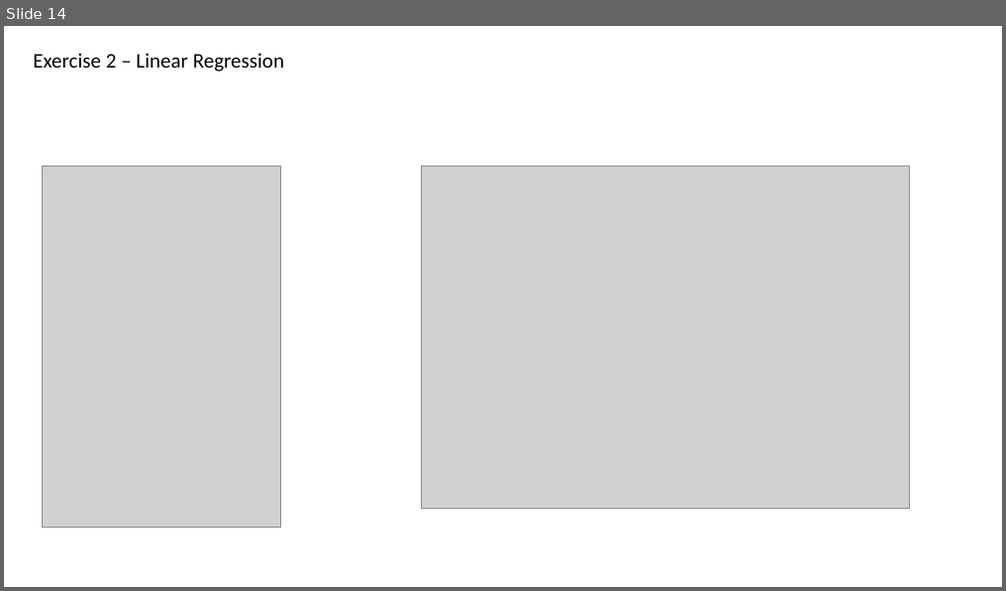
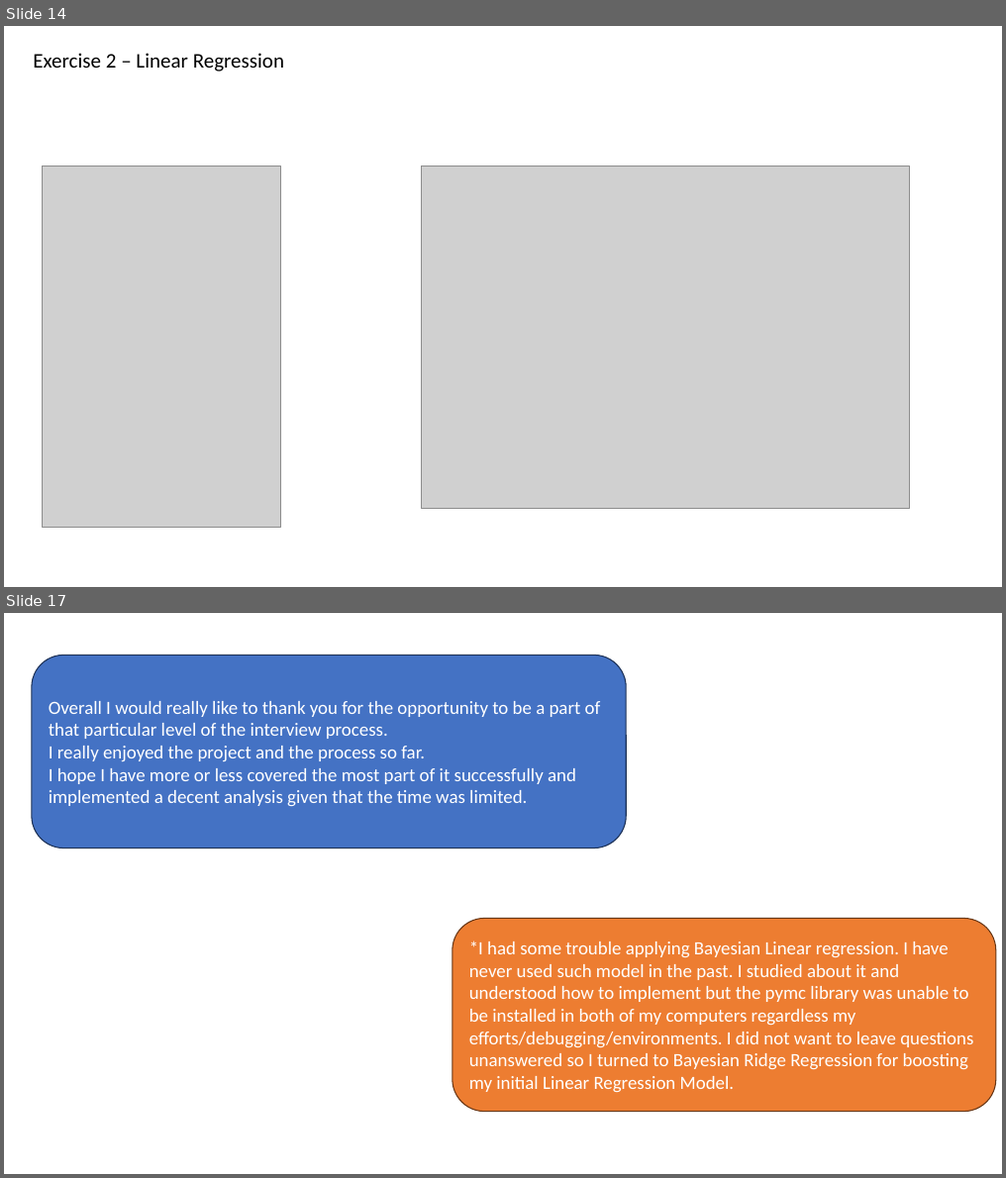
Before and after one commit to ownedbyphysics/ferProject, a slide deck: GeorgopoulosSpyros_FerreroPresentation.pptx. Shown one above the other, each under a label of ours: slide 14 before the commit, slides 14 and 17 after it; the slides between them are not shown. The pictures are 1006x591 and 1006x1178 pixels, drawn with LibreOffice and Linux fonts; fonts in the diff are those of the drawing; grey boxes stand for pictures. Boxes give left, top, right and bottom in pixels: in the first picture for what was removed or moved away, otherwise in the second. Text is boxed around its words. In the diff, an @@ line names an element or a change of style, - is before the commit and + after.

```diff
--- a/GeorgopoulosSpyros_FerreroPresentation.pptx
+++ b/GeorgopoulosSpyros_FerreroPresentation.pptx
@@ slide 17 added at (x1=4, y1=613, x2=1002, y2=1174), background #FFFFFF @@
@@ rounded rectangle added at (x1=32, y1=655, x2=626, y2=848), fill #4472C4, outline #1E3256 1 pt, 18 pt, text #FFFFFF @@
+Overall I would really like to thank you for the opportunity to be a part of that particular level of the interview process.
+I really enjoyed the project and the process so far.
+I hope I have more or less covered the most part of it successfully and implemented a decent analysis given that the time was limited.
@@ rounded rectangle added at (x1=452, y1=919, x2=996, y2=1112), fill #ED7D31, outline #683715 1 pt, 18 pt, text #FFFFFF @@
+*I had some trouble applying Bayesian Linear regression. I have never used such model in the past. I studied about it and understood how to implement but the pymc library was unable to be installed in both of my computers regardless my efforts/debugging/environments. I did not want to leave questions unanswered so I turned to Bayesian Ridge Regression for boosting my initial Linear Regression Model.
```
Also in this commit, not shown: 6 slides changed, 2 slides removed, 1 other file.
